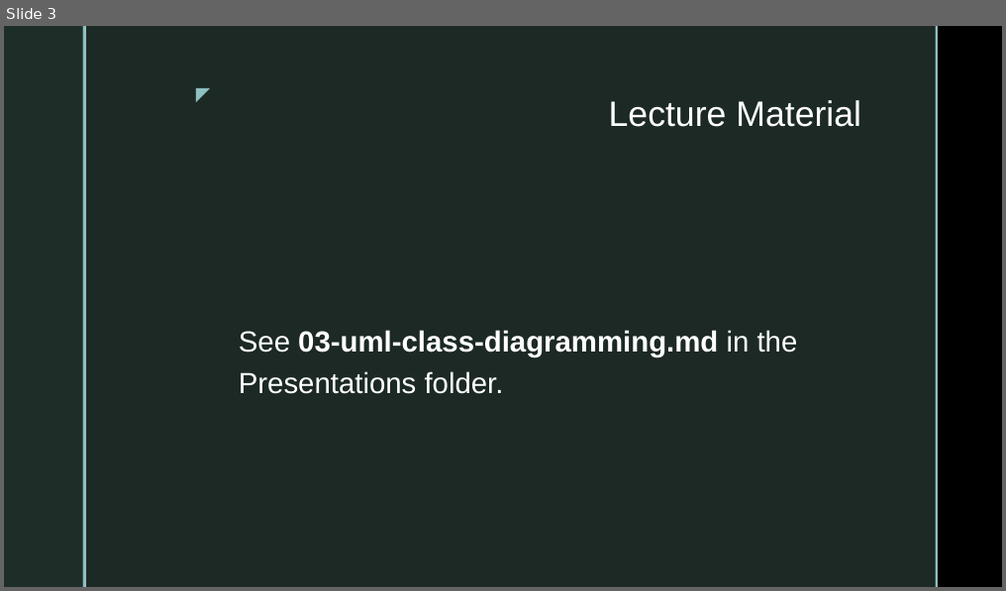
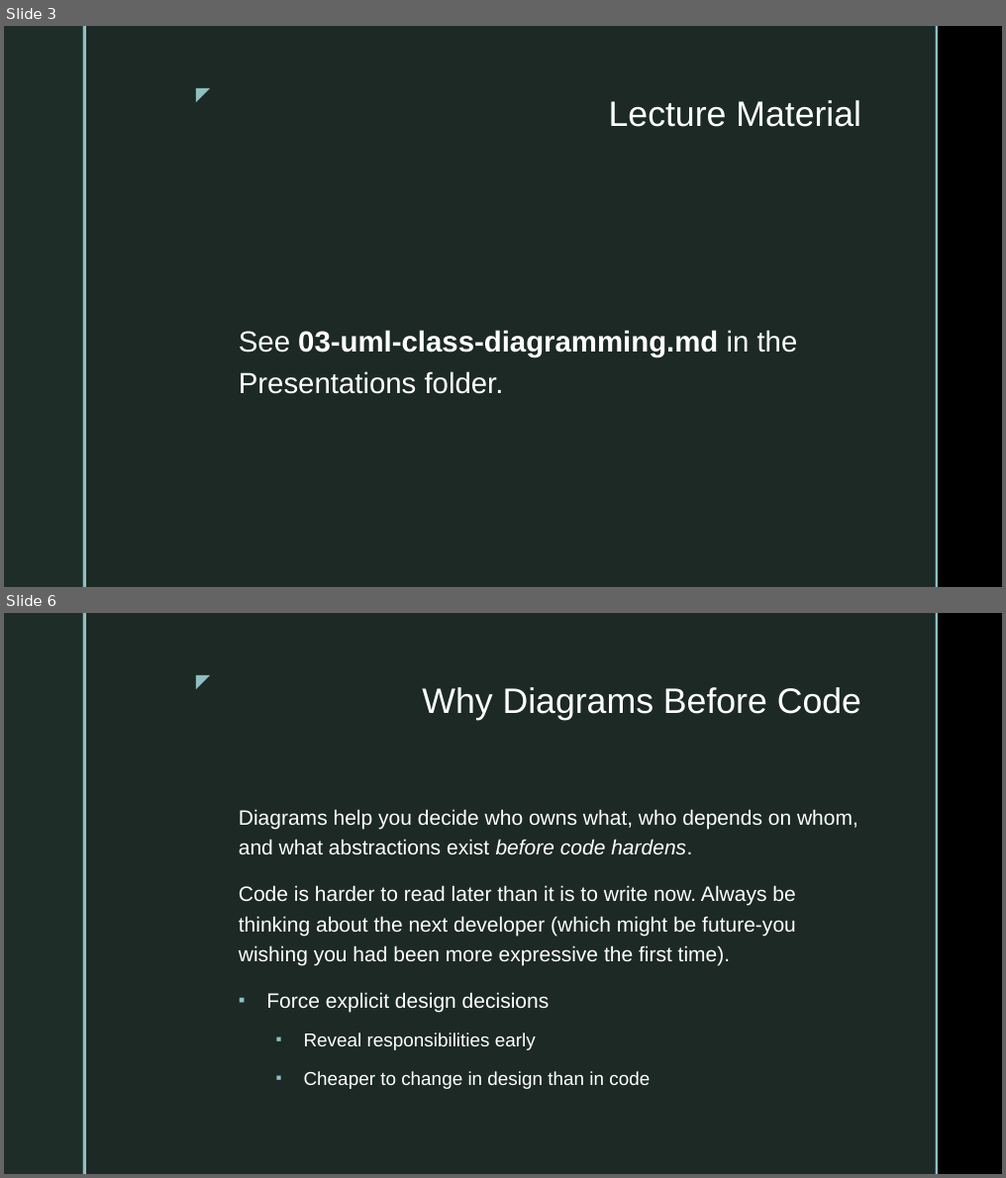
Before and after one commit to jeff-adkisson/swe-4743-spring-2026-oo-design, a slide deck: presentations/03-uml-class-diagramming.pptx. Shown one above the other, each under a label of ours: slide 3 before the commit, slides 3 and 6 after it; the slides between them are not shown. The pictures are 1006x591 and 1006x1178 pixels, drawn with LibreOffice and Linux fonts; fonts in the diff are those of the drawing; background and template pictures are left out. Boxes give left, top, right and bottom in pixels: in the first picture for what was removed or moved away, otherwise in the second. Text is boxed around its words. In the diff, an @@ line names an element or a change of style, - is before the commit and + after.

```diff
--- a/presentations/03-uml-class-diagramming.pptx
+++ b/presentations/03-uml-class-diagramming.pptx
@@ slide 6 added at [4, 613, 1002, 1174], background picture (left out); not listed: 5 template elements that a slide beside it also shows @@
@@ title added at [422, 687, 861, 720], 34 pt, text #FFFFFF @@
+Why Diagrams Before Code
@@ text added at [239, 809, 858, 1089], 20 pt, text #FFFFFF @@
+Diagrams help you decide who owns what, who depends on whom, and what abstractions exist before code hardens.
+Code is harder to read later than it is to write now. Always be thinking about the next developer (which might be future-you wishing you had been more expressive the first time).
+▪ Force explicit design decisions
+  ▪ Reveal responsibilities early
+  ▪ Cheaper to change in design than in code
```
Also in this commit, not shown: 25 other slides added, 2 other files.
